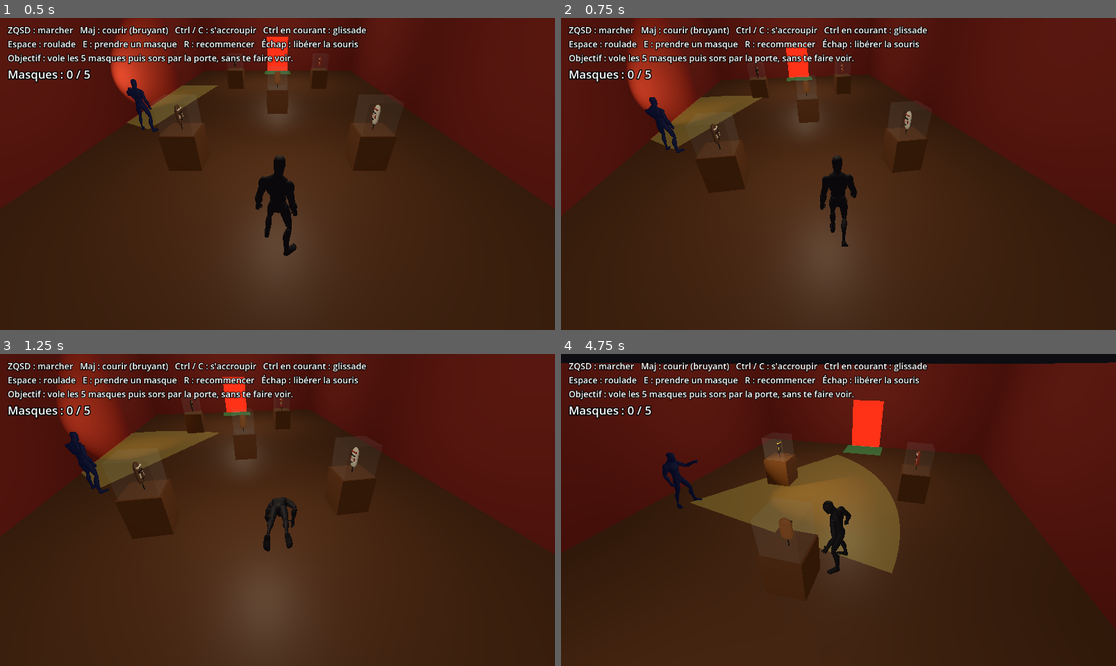
Above: before the commit, frames 1-4 (two rows, left to right).
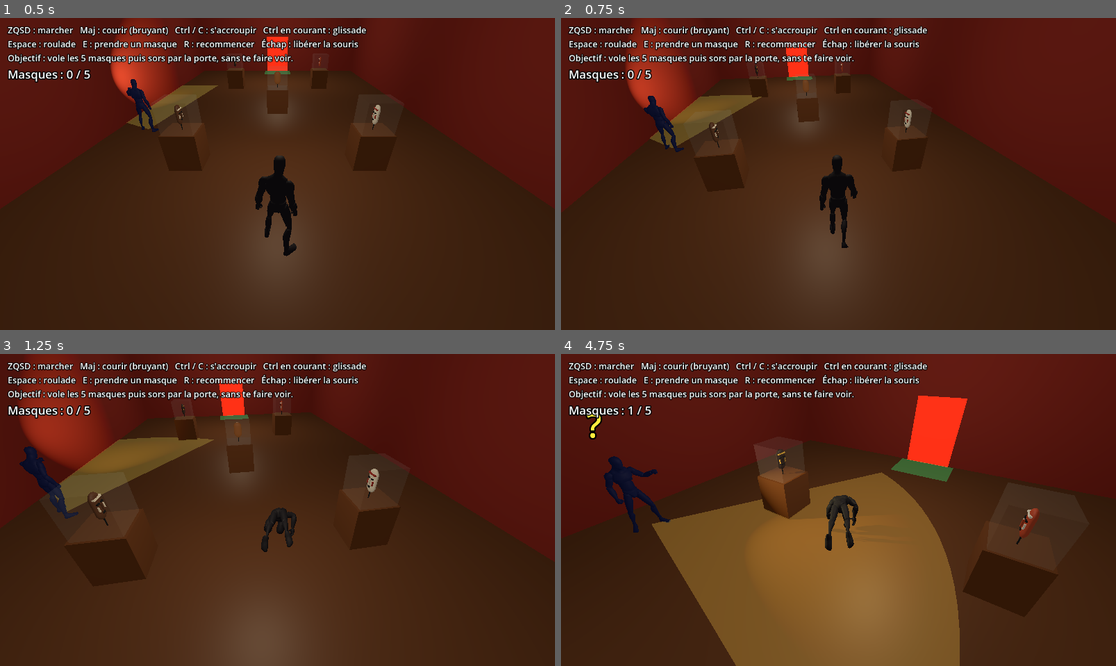
Above: after the commit, the same moments.

Repository: asbldream-lab/test
Game: Godot game, scene res://musee/musee.tscn
Two runs of this game, one before a commit and one after it. Both use one fixed random seed, a clock stepped at 60 frames per second and the inputs below.
Inputs (mouse positions are in pixels of both pictures, inside the frame that each line leads up to):
- Up to frame 1 (0.5 s): no input
- Up to frame 2 (0.75 s): tap Enter at 0.5 s; move the mouse to (866, 174) at 0.52 s; hold W (move_forward) from 0.53 s (still down); hold E (interact) from 0.53 s (still down); click (866, 174) at 0.67 s
- Up to frame 3 (1.25 s): keep holding W (move_forward); keep holding E (interact); tap Space (roll) at 0.8 s
- Up to frame 4 (4.75 s): keep holding W (move_forward); move the mouse to (810, 510) at 1.27 s; release E (interact) at 1.28 s; tap Space (roll) at 1.35, 3.05, 4.35 s; click (810, 510) at 1.42 s; tap Shift (run) at 1.55, 3.8 s; move the mouse to (849, 503) at 2.02 s; hold Shift (run) 2.03-2.78 s; click (849, 503) at 2.17 s; tap E (interact) at 2.3, 4.55 s; move the mouse to (832, 516) at 2.77 s; tap Ctrl (crouch) at 2.85 s; click (832, 516) at 2.92 s; move the mouse to (877, 513) at 3.52 s; hold E (interact) 3.53-4.28 s; click (877, 513) at 3.67 s; move the mouse to (794, 506) at 4.27 s; click (794, 506) at 4.42 s

Frame 1 is identical in both runs. In frame 2, 0.6% of the frame differs, in the area x 0-93%, y 7-74%; in frame 3, 8.1%; in frame 4, 36%, in the area x 0-100%, y 0-100%.

Commit message:
Roulade réaliste, courir en interrupteur sur mobile, fiche des masques
- Roulade : suit le vrai déplacement de l'animation (5,76 m/s pendant
  0,87 s, extrait de la version root motion) ; si on continue d'avancer,
  enchaîne directement sur la marche/course au lieu du relevé sur place
- Accélération progressive au sol (plus d'à-coups en sortie d'action)
- Mobile : COURIR s'active/désactive d'un appui (courir + roulade/glissade)
- Fiche du masque volé : masque 3D qui flotte, nom, matière et histoire
  (masques inventés), bouton « Continuer à jouer », jeu en pause

Co-Authored-By: Claude Opus 5.5 <noreply@anthropic.com>

Diff:
--- a/musee/level.gd
+++ b/musee/level.gd
@@ -52,9 +52,11 @@
 		pad.player = player
 		$HUD.add_child(pad)
 		$HUD/Aide.hide()
+	$HUD.add_child(_popup) # au-dessus de la manette
 
 
 var _counter := Label.new()
+var _popup: Control = preload("res://musee/mask_popup.gd").new()
 var _flash := 0.0
 
 
@@ -62,8 +64,11 @@
 	return get_tree().get_nodes_in_group("vitrine").size()
 
 
-func _on_mask_taken(total: int) -> void:
+func _on_mask_taken(total: int, vitrine: Node3D = null) -> void:
 	_counter.text = "Masques : %d / %d" % [total, _total_masks()]
+	if vitrine:
+		# Laisse finir le geste de prise avant d'afficher la fiche du masque.
+		get_tree().create_timer(0.8).timeout.connect(_popup.show_mask.bind(vitrine))
 	# Porte rouge tant qu'il manque des masques, verte ensuite.
 	var open := total >= _total_masks()
 	var mat: StandardMaterial3D = $PorteSortie.mesh.material
--- /dev/null
+++ b/musee/mask_popup.gd
@@ -0,0 +1,145 @@
+extends Control
+## Fiche du masque volé : le masque flotte et tourne dans un cadre, avec son
+## nom et son histoire. Met le jeu en pause jusqu'à « Continuer ».
+## Les masques et leurs histoires sont inventés pour le jeu.
+
+const INFO := {
+	"Vitrine1": ["Le Gardien des Pluies", "Bois d'ébène sculpté, pigments de kaolin",
+		"On raconte qu'il était porté une seule nuit par an, quand le village attendait la première pluie. Ses bandes blanches imitent les traces de l'eau sur la roche."],
+	"Vitrine2": ["La Dame de Lune", "Bois clair recouvert d'argile blanche",
+		"Masque de la conteuse : celle qui le portait avait le droit de raconter les histoires interdites le jour. Son front rouge rappelle le soleil qui se couche avant le récit."],
+	"Vitrine3": ["Le Rieur du Marché", "Bois d'iroko, traits peints au charbon",
+		"Porté pendant les grandes fêtes du marché, il se moquait des puissants sans que personne n'ait le droit de se fâcher. Les anciens disent qu'il fallait rire en le voyant passer."],
+	"Vitrine4": ["Le Forgeron d'Or", "Bois noirci au feu, incrustations dorées",
+		"Il appartenait à une famille de forgerons. Le doré représente le métal en fusion, et l'on disait que le masque protégeait les mains de celui qui travaillait le feu."],
+	"Vitrine5": ["L'Esprit de la Savane", "Bois rouge, motifs blancs à la chaux",
+		"Masque des messagers : il accompagnait ceux qui partaient loin annoncer une naissance ou une alliance. Ses marques blanches sont les chemins qu'il devait suivre."],
+}
+
+var _pivot := Node3D.new()
+var _title := Label.new()
+var _material := Label.new()
+var _story := Label.new()
+var _button := Button.new()
+var _t := 0.0
+
+
+func _ready() -> void:
+	process_mode = Node.PROCESS_MODE_ALWAYS # fonctionne pendant la pause
+	set_anchors_preset(PRESET_FULL_RECT)
+	hide()
+
+	var dim := ColorRect.new()
+	dim.color = Color(0, 0, 0, 0.55)
+	dim.set_anchors_preset(PRESET_FULL_RECT)
+	add_child(dim)
+
+	var center := CenterContainer.new()
+	center.set_anchors_preset(PRESET_FULL_RECT)
+	add_child(center)
+
+	var panel := PanelContainer.new()
+	var box := StyleBoxFlat.new()
+	box.bg_color = Color(0.08, 0.06, 0.05, 0.92)
+	box.border_color = Color(0.85, 0.65, 0.3)
+	box.set_border_width_all(2)
+	box.set_corner_radius_all(14)
+	box.set_content_margin_all(20)
+	panel.add_theme_stylebox_override("panel", box)
+	center.add_child(panel)
+
+	var row := HBoxContainer.new()
+	row.add_theme_constant_override("separation", 20)
+	panel.add_child(row)
+
+	# Le masque en 3D dans son propre petit monde.
+	var view_box := SubViewportContainer.new()
+	view_box.stretch = true
+	view_box.custom_minimum_size = Vector2(220, 260)
+	row.add_child(view_box)
+	var view := SubViewport.new()
+	view.own_world_3d = true
+	view.transparent_bg = true
+	view_box.add_child(view)
+	var cam := Camera3D.new()
+	cam.position = Vector3(0, 0, 0.95)
+	cam.fov = 40
+	view.add_child(cam)
+	var light := DirectionalLight3D.new()
+	light.rotation_degrees = Vector3(-25, 25, 0)
+	view.add_child(light)
+	var fill := OmniLight3D.new()
+	fill.position = Vector3(-0.5, 0.3, 0.6)
+	fill.light_energy = 0.6
+	view.add_child(fill)
+	view.add_child(_pivot)
+
+	var col := VBoxContainer.new()
+	col.custom_minimum_size = Vector2(340, 0)
+	col.add_theme_constant_override("separation", 10)
+	row.add_child(col)
+	_title.add_theme_font_size_override("font_size", 28)
+	_title.add_theme_color_override("font_color", Color(1, 0.85, 0.5))
+	_material.add_theme_font_size_override("font_size", 14)
+	_material.add_theme_color_override("font_color", Color(0.8, 0.8, 0.8))
+	_story.autowrap_mode = TextServer.AUTOWRAP_WORD_SMART
+	_story.add_theme_font_size_override("font_size", 17)
+	var note := Label.new()
+	note.text = "Masque inventé pour le jeu."
+	note.add_theme_font_size_override("font_size", 12)
+	note.add_theme_color_override("font_color", Color(0.6, 0.6, 0.6))
+	_button.text = "Continuer à jouer"
+	_button.custom_minimum_size = Vector2(0, 48)
+	_button.add_theme_font_size_override("font_size", 20)
+	_button.pressed.connect(_close)
+	for c in [_title, _material, _story, note, _button]:
+		col.add_child(c)
+
+
+func show_mask(vitrine: Node3D) -> void:
+	var info: Array = INFO.get(String(vitrine.name), ["Masque inconnu", "", ""])
+	_title.text = info[0]
+	_material.text = info[1]
+	_story.text = info[2]
+	for c in _pivot.get_children():
+		c.queue_free()
+	var copy: Node3D = vitrine.get_node("Mask").duplicate()
+	copy.transform = Transform3D.IDENTITY
+	copy.show()
+	_pivot.add_child(copy)
+	_t = 0.0
+	position = Vector2.ZERO
+	size = get_viewport_rect().size # plein écran (le parent est un CanvasLayer)
+	show()
+	get_tree().paused = true
+	Input.mouse_mode = Input.MOUSE_MODE_VISIBLE
+	_button.grab_focus()
+
+
+func _close() -> void:
+	if not visible:
+		return
+	hide()
+	get_tree().paused = false
+	if not DisplayServer.is_touchscreen_available():
+		Input.mouse_mode = Input.MOUSE_MODE_CAPTURED
+
+
+func _process(delta: float) -> void:
+	if not visible:
+		return
+	_t += delta
+	_pivot.rotation.y = sin(_t * 0.9) * 0.8 # oscille pour montrer le relief
+	_pivot.position.y = sin(_t * 2.0) * 0.03 # flotte doucement
+
+
+func _input(event: InputEvent) -> void:
+	if not visible:
+		return
+	# Sur mobile, la conversion toucher -> souris est désactivée : on gère le doigt ici.
+	if event is InputEventScreenTouch and event.pressed and _button.get_global_rect().has_point(event.position):
+		_close()
+		get_viewport().set_input_as_handled()
+	elif event.is_action_pressed("interact"):
+		_close()
+		get_viewport().set_input_as_handled()
--- a/musee/player.gd
+++ b/musee/player.gd
@@ -1,12 +1,11 @@
 class_name MuseumPlayer
 extends CharacterBody3D
 
-signal mask_taken(total: int)
+signal mask_taken(total: int, vitrine: Node3D)
 
 @export var walk_speed := 2.0
 @export var run_speed := 5.5
 @export var crouch_speed := 1.3
-@export var roll_distance := 3.0
 @export var slide_speed := 7.0
 @export var mouse_sensitivity := 0.003
 @export var body_color := Color(0.15, 0.15, 0.18)
@@ -15,6 +14,9 @@
 
 const EXTRA_ANIMS := preload("res://musee/persos/anims2.glb")
 const COOLDOWN := 1.0
+const ROLL_SPEED := 5.76 ## Vitesse réelle de l'animation Roll (root motion).
+const ROLL_MOVE_TIME := 0.87 ## Durée pendant laquelle la roulade avance.
+const ACCEL := 25.0 ## Accélération/freinage au sol (m/s²), évite les à-coups.
 
 var state := State.NORMAL
 var is_crouching := false
@@ -27,7 +29,7 @@
 var _timer := 0.0
 var _cooldown := 0.0
 var _move_dir := Vector3.RIGHT
-var _roll_speed := 0.0
+var _roll_t := 0.0
 var _slide_vel := 0.0
 var _slide_phase := 0
 var _vitrine: Node3D
@@ -101,8 +103,10 @@
 	is_running = run_held and not crouch_held and moving
 	_set_low(crouch_held)
 	var speed := crouch_speed if is_crouching else (run_speed if is_running else walk_speed)
-	velocity.x = dir.x * speed
-	velocity.z = dir.z * speed
+	# Accélération progressive : pas de changement de vitesse instantané
+	# (sortie de roulade/glissade fluide).
+	velocity.x = move_toward(velocity.x, dir.x * speed, ACCEL * delta)
+	velocity.z = move_toward(velocity.z, dir.z * speed, ACCEL * delta)
 	if moving:
 		_face(_move_dir, delta)
 
@@ -119,30 +123,30 @@
 func try_roll() -> void:
 	if state != State.NORMAL or _cooldown > 0.0 or not enabled:
 		return
-	# La roulade garde l'élan : on part de la vitesse actuelle (marche, course ou arrêt).
-	var entry_speed := Vector2(velocity.x, velocity.z).length()
 	_begin(State.ROLL)
-	_roll_speed = maxf(entry_speed * 1.15, roll_distance / 1.2)
-	# Plus il va vite, plus la roulade est rapide (et l'animation accélérée).
-	anim.speed_scale = clampf(_roll_speed / 4.0, 0.9, 1.5)
-	_timer = play_once(anim, "Roll", 0.25) / anim.speed_scale
-	# On quitte la roulade avant la fin de l'animation pour enchaîner
-	# directement sur la marche/course en fondu, sans temps d'arrêt.
-	_timer *= 0.75
+	_timer = play_once(anim, "Roll", 0.15) # fondu depuis la marche/course
+	_roll_t = 0.0
 
 
 func _state_roll(delta: float) -> void:
-	velocity.x = _move_dir.x * _roll_speed
-	velocity.z = _move_dir.z * _roll_speed
-	# Le joueur peut légèrement orienter sa roulade avec le joystick / clavier.
-	var input := Input.get_vector("move_left", "move_right", "move_forward", "move_back")
+	_roll_t += delta
+	var input := Input.get_vector("move_left", "move_right", "move_forward", "move_back") if enabled else Vector2.ZERO
+	# Déplacement réel de l'animation (extrait de la version root motion du pack) :
+	# 5,76 m/s pendant 0,87 s, puis il se relève sur place.
+	var rolling := _roll_t < ROLL_MOVE_TIME
+	var v := ROLL_SPEED if rolling else 0.0
+	velocity.x = _move_dir.x * v
+	velocity.z = _move_dir.z * v
 	if input.length() > 0.1:
+		# Orientation légère pendant la roulade.
 		var wanted := (Basis(Vector3.UP, pivot.rotation.y) * Vector3(input.x, 0, input.y)).normalized()
 		_move_dir = _move_dir.slerp(wanted, minf(1.0, 3.0 * delta)).normalized()
 		_face(_move_dir, delta)
-	_timer -= delta
-	if _timer <= 0.0:
-		anim.speed_scale = 1.0
+		# Il continue d'avancer : on enchaîne direct sur la marche/course au moment
+		# où il se relève, en gardant l'élan (pas de relevé sur place).
+		if not rolling:
+			_finish()
+	elif _roll_t >= _timer:
 		_finish()
 
 
@@ -192,9 +196,9 @@
 	_timer -= delta
 	if _vitrine and _timer <= _grab_at:
 		_vitrine.take_mask()
+		masks += 1
+		mask_taken.emit(masks, _vitrine)
 		_vitrine = null
-		masks += 1
-		mask_taken.emit(masks)
 	if _timer <= 0.0:
 		state = State.NORMAL
 
--- a/musee/touch_controls.gd
+++ b/musee/touch_controls.gd
@@ -15,7 +15,7 @@
 var _look_finger := -1
 var _look_last := Vector2.ZERO
 var _look_pending := Vector2.ZERO
-var _run_finger := -1
+var _run_on := false
 var _crouch_on := false
 var _buttons := {}
 var _font: Font
@@ -74,8 +74,12 @@
 			elif _buttons.take.has_point(p):
 				player.try_interact()
 			elif _buttons.run.has_point(p):
-				_run_finger = i
-				Input.action_press("run")
+				# Courir = interrupteur : un appui pour courir, un autre pour arrêter.
+				_run_on = not _run_on
+				if _run_on:
+					Input.action_press("run")
+				else:
+					Input.action_release("run")
 			elif _buttons.crouch.has_point(p):
 				_crouch_on = not _crouch_on
 				if _crouch_on:
@@ -94,9 +98,6 @@
 			if i == _joy_finger:
 				_joy_finger = -1
 				_set_joy(Vector2.ZERO)
-			elif i == _run_finger:
-				_run_finger = -1
-				Input.action_release("run")
 			elif i == _look_finger:
 				_look_finger = -1
 		queue_redraw()
@@ -155,7 +156,7 @@
 	draw_circle(_joy_center + _joy_vec * JOY_RADIUS * _u, KNOB_RADIUS * _u, Color(1, 1, 1, knob_alpha))
 	_text("SE DÉPLACER", _joy_center + Vector2(0, (JOY_RADIUS + 26) * _u), 20)
 	# Boutons
-	_button("run", "COURIR", "(maintenir - bruyant !)", _run_finger != -1)
+	_button("run", "COURIR", "(activé - bruyant !)" if _run_on else "(appuie : on / off)", _run_on)
 	_button("crouch", "S'ACCROUPIR", "(activé)" if _crouch_on else "(en courant : glissade)", _crouch_on)
 	_button("roll", "ROULADE", "(bond rapide)", false)
 	var near := player != null and player.nearest_vitrine() != null
Not shown, added: musee/mask_popup.gd.uid
